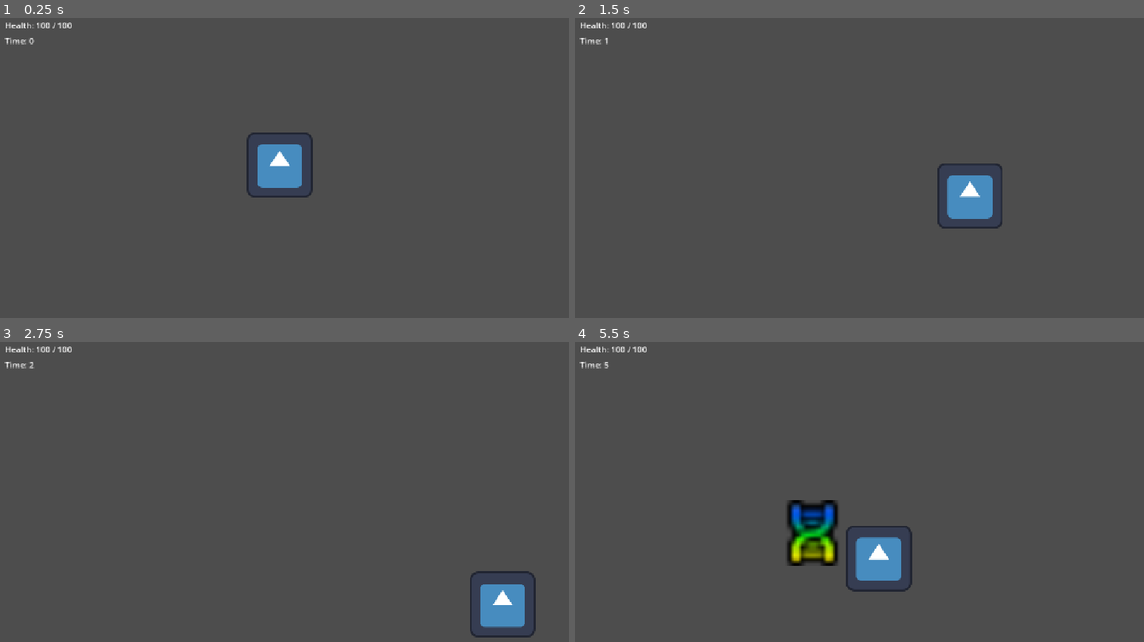
Above: before the commit, frames 1-4 (two rows, left to right).
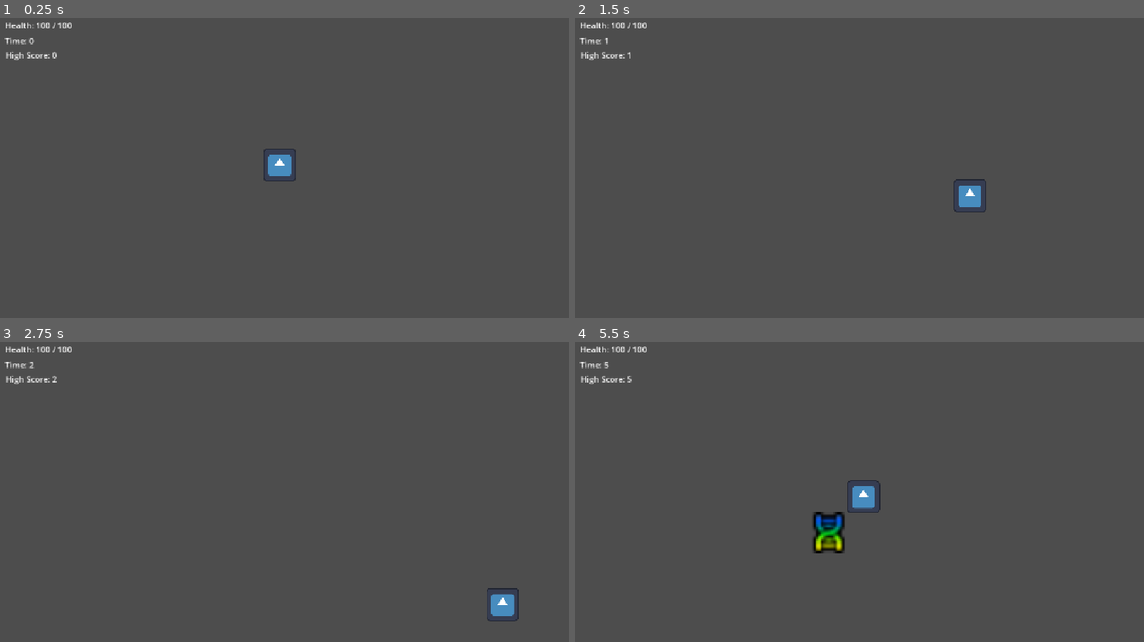
Above: after the commit, the same moments.

Repository: akr0407/LearnGame1-DodgeTheEnemies
Game: Godot game, scene res://scenes/main.tscn
The game is run twice, just before and just after one commit, with the same random seed, the same clock (stepped at 60 frames per second) and the same inputs. The project has no main scene, so this scene is started directly. The engine's default icon, where the game draws it, is replaced by a stand-in: a white triangle on a blue panel in a dark square.
Inputs:
- Up to frame 1 (0.25 s): no input
- Up to frame 2 (1.5 s): tap Enter at 0.5 s; hold D (move_right) 0.53-1.28 s; hold S (move_down) from 1.28 s (still down)
- Up to frame 3 (2.75 s): release S (move_down) at 2.03 s; hold D (move_right) from 2.03 s (still down)
- Up to frame 4 (5.5 s): release D (move_right) at 2.78 s; hold W (move_up) 2.78-3.53 s; hold A (move_left) 3.53-5.03 s; hold S (move_down) from 5.03 s (still down)

The runs differ from the first frame. In frame 1, 1.3% of the frame differs, in the area x 1-55%, y 11-60%; in frame 2, 1.4%; in frame 3, 1.3%; in frame 4, 4.0%, in the area x 1-60%, y 11-84%.

Commit message:
Add high score and save game system

Diff:
--- a/project.godot
+++ b/project.godot
@@ -13,6 +13,10 @@
 config/name="LearnGame1-DodgeTheEnemies"
 config/features=PackedStringArray("4.7", "Forward Plus")
 config/icon="res://icon.svg"
+
+[autoload]
+
+GameData="*uid://r6eoxy1nc8hv"
 
 [display]
 
--- a/scenes/enemy.tscn
+++ b/scenes/enemy.tscn
@@ -4,16 +4,16 @@
 [ext_resource type="Script" uid="uid://7h1gaod2svcr" path="res://scripts/enemy.gd" id="1_md0e3"]
 
 [sub_resource type="RectangleShape2D" id="RectangleShape2D_hs3mr"]
-size = Vector2(128, 128)
+size = Vector2(72, 72)
 
 [sub_resource type="CircleShape2D" id="CircleShape2D_hs3mr"]
-radius = 100.0
+radius = 60.0
 
 [node name="Enemy" type="CharacterBody2D" unique_id=1950215036]
 script = ExtResource("1_md0e3")
 
 [node name="Sprite2D" type="Sprite2D" parent="." unique_id=1159474831]
-scale = Vector2(8.125, 8)
+scale = Vector2(5, 4.924)
 texture = ExtResource("1_7p1mj")
 
 [node name="CollisionShape2D" type="CollisionShape2D" parent="." unique_id=662864067]
--- a/scenes/main.tscn
+++ b/scenes/main.tscn
@@ -92,6 +92,13 @@
 offset_bottom = 103.0
 text = "Survived : 0 Seconds"
 
+[node name="HighScoreLabel" type="Label" parent="UI" unique_id=817900220]
+offset_left = 21.0
+offset_top = 78.0
+offset_right = 122.0
+offset_bottom = 101.0
+text = "High Score: 0"
+
 [node name="EnemySpawner" type="Node2D" parent="." unique_id=734020299]
 
 [node name="SpawnTimer" type="Timer" parent="EnemySpawner" unique_id=2110356855]
--- a/scenes/player.tscn
+++ b/scenes/player.tscn
@@ -11,7 +11,9 @@
 script = ExtResource("1_g2els")
 
 [node name="CollisionShape2D" type="CollisionShape2D" parent="." unique_id=646834994]
+scale = Vector2(0.5, 0.5)
 shape = SubResource("RectangleShape2D_hs3mr")
 
 [node name="Sprite2D" type="Sprite2D" parent="." unique_id=273698341]
+scale = Vector2(0.5, 0.5)
 texture = ExtResource("1_3vyb7")
--- /dev/null
+++ b/scripts/game_data.gd
@@ -0,0 +1,27 @@
+extends Node
+
+var high_score = 0
+
+const  SAVE_PATH = "user://savegame.json"
+
+func _ready() -> void:
+	load_game()
+
+
+func save_game() -> void:
+	var data = {
+		"high_score" = high_score
+	}
+
+	var file = FileAccess.open(SAVE_PATH, FileAccess.WRITE)
+	file.store_string(JSON.stringify(data))
+
+func load_game() -> void:
+	if not FileAccess.file_exists(SAVE_PATH):
+		return
+
+	var file = FileAccess.open(SAVE_PATH, FileAccess.READ)
+	var data = JSON.parse_string(file.get_as_text())
+
+	if data:
+		high_score = data.get("high_score", 0)
--- a/scripts/main.gd
+++ b/scripts/main.gd
@@ -5,6 +5,7 @@
 @onready var game_over_panel = $UI/GameOverPanel
 @onready var survival_label = $UI/TimeLabel
 @onready var final_time_label = $UI/GameOverPanel/FinalTimeLabel
+@onready var high_score_label = $UI/HighScoreLabel
 
 var enemy_scene = preload("res://scenes/enemy.tscn")
 var spawn_interval = 3
@@ -29,6 +30,12 @@
 
 	survival_time += delta
 	survival_label.text = "Time: " + str(int(survival_time))
+
+	if int(survival_time) > GameData.high_score:
+		GameData.high_score = int(survival_time)
+		GameData.save_game()
+
+	high_score_label.text = "High Score: " + str(int(GameData.high_score))
 
 	difficulty_timer += delta
 
Not shown, added: scripts/game_data.gd.uid
